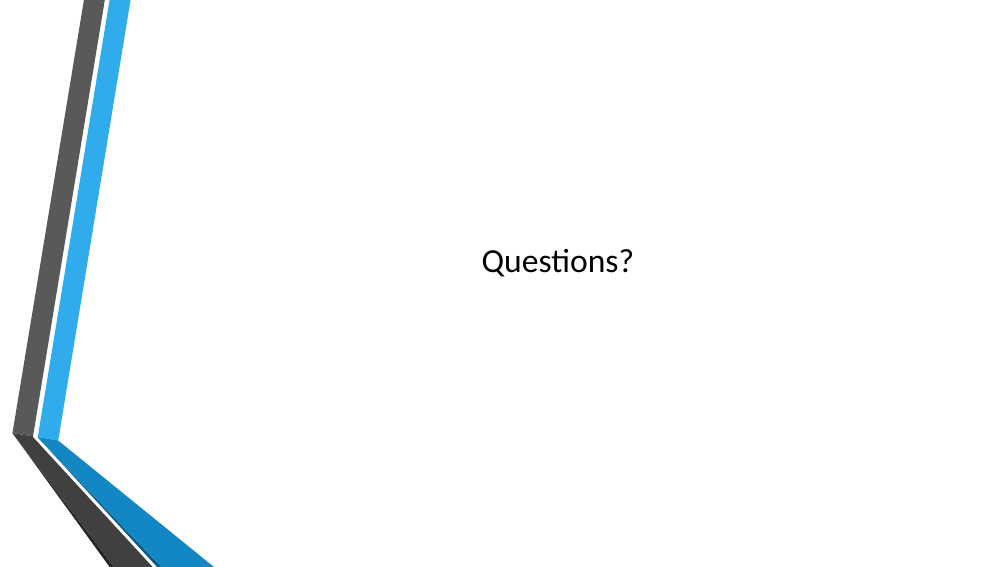
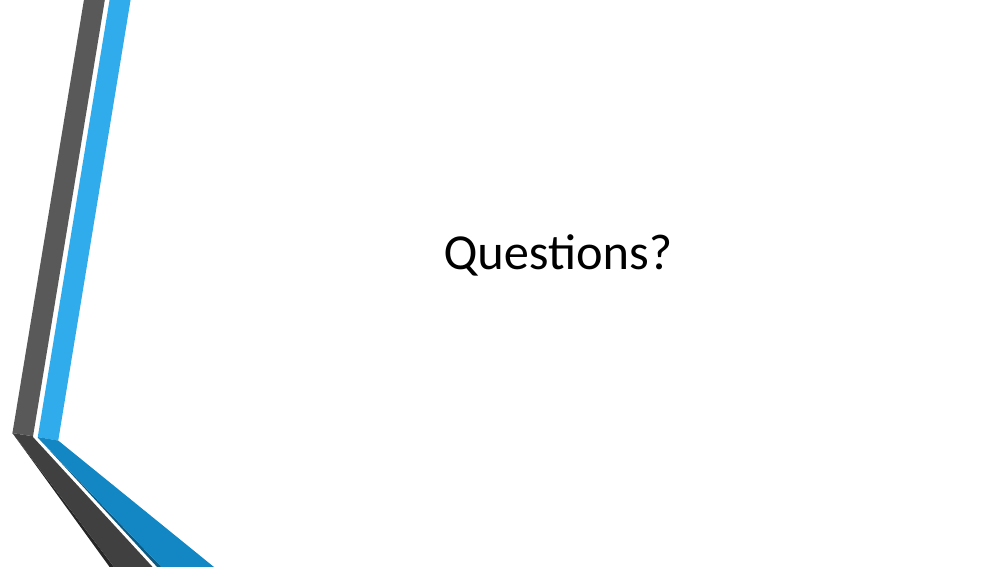
Before and after one commit to SagnikAdusumilli/CSC343-Project, a slide deck: slide 7 of Public Transport in Toronto.pptx. Drawn at 1008x567 pixels with LibreOffice and Linux fonts; fonts in the diff are those of the drawing; background and template pictures are left out. Boxes give left, top, right and bottom in pixels: in the first picture for what was removed or moved away, otherwise in the second. Text is boxed around its words. In the diff, an @@ line names an element or a change of style, - is before the commit and + after.

```diff
--- a/Public Transport in Toronto.pptx
+++ b/Public Transport in Toronto.pptx
@@ title "Questions?" at <box>444,234,673,276</box>: size 32 to 48 pt @@
```
Also in this commit, not shown: 6 other slides changed, 12 other files.
